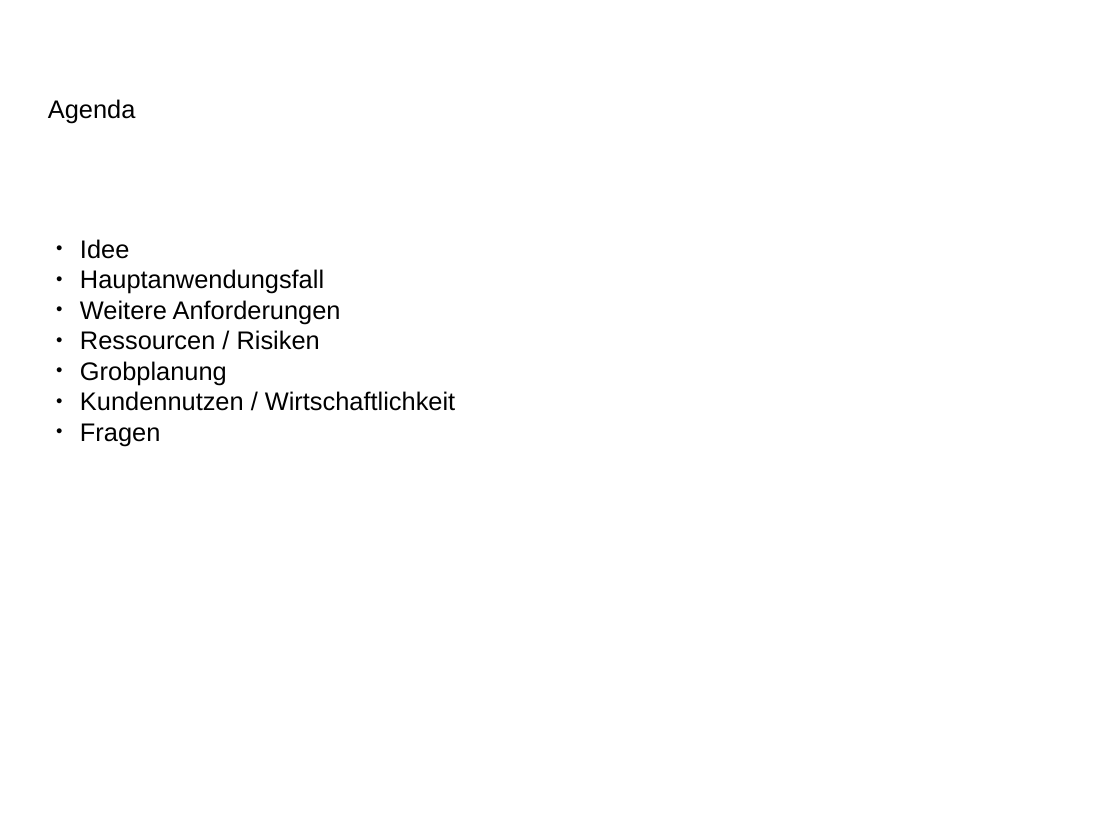
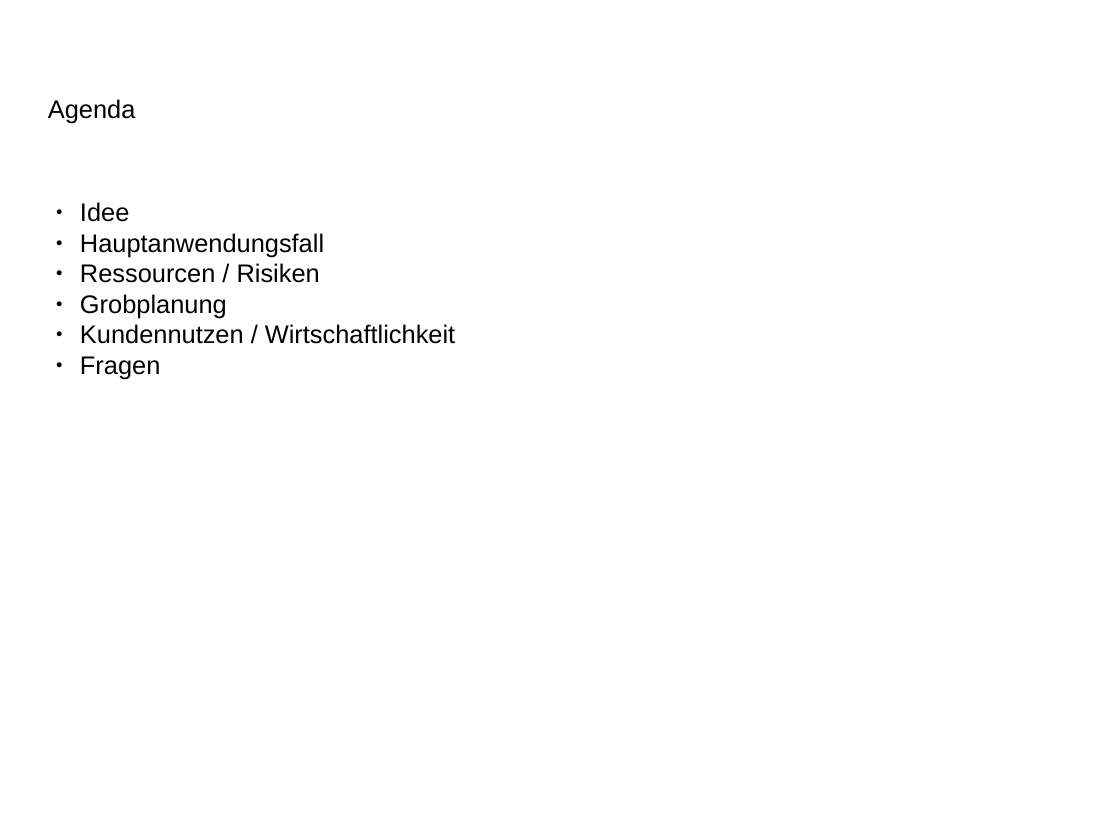
Before and after one commit to stoeffel/SEPS-GRP1, a slide deck: slide 2 of documentation/presentation/Projektskizze.pptx (slide 3 before the commit). Drawn at 1120x840 pixels with LibreOffice and Linux fonts; fonts in the diff are those of the drawing; background and template pictures are left out. Boxes give left, top, right and bottom in pixels: in the first picture for what was removed or moved away, otherwise in the second. Text is boxed around its words. In the diff, an @@ line names an element or a change of style, - is before the commit and + after.

```diff
--- a/documentation/presentation/Projektskizze.pptx
+++ b/documentation/presentation/Projektskizze.pptx
@@ text "Idee": place and size @@
-text "Idee" at (80,239,455,446)
+text "Idee" at (80,202,455,379)
@@ text at (80,300,341,324): paragraph removed @@
-● Weitere Anforderungen
```
Also in this commit, not shown: 6 other slides changed, 1 slide added, 1 slide removed, 3 other files.
